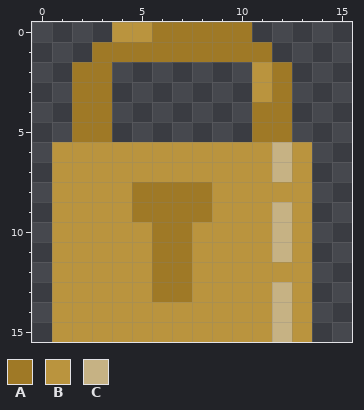
Edited in one commit: pixel-art sprite (portfolio/src/images/projects/pixel-lock.png). Above: the version before the commit.
The file is 128x128 pixels, drawn in blocks of 8x8; one block is one cell here.
Palette (. is transparent): A #9f7926  B #ba943e  C #c6b284
Pixels before, first column x 1:
 0 ...BBAAAAA...
 1 ..AAAAAAAAA..
 2 .AA.......BA.
 3 .AA.......BA.
 4 .AA.......AA.
 5 .AA.......AA.
 6 BBBBBBBBBBBCB
 7 BBBBBBBBBBBCB
 8 BBBBAAAABBBBB
 9 BBBBAAAABBBCB
10 BBBBBAABBBBCB
11 BBBBBAABBBBCB
12 BBBBBAABBBBBB
13 BBBBBAABBBBCB
14 BBBBBBBBBBBCB
15 BBBBBBBBBBBCB
New version:
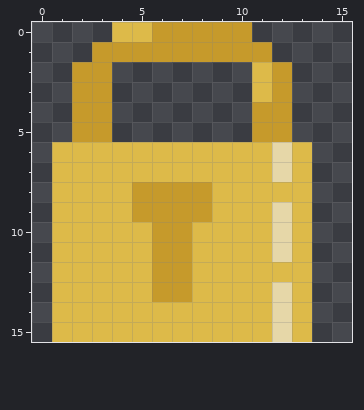
Changes in this commit:
colour A: #9f7926 -> #c69a2b
colour B: #ba943e -> #ddba49
colour C: #c6b284 -> #e6d7a8
Changed places in both pictures, as pixel boxes (x1, y1, x2, y2):
changed: (52, 22, 312, 342)
